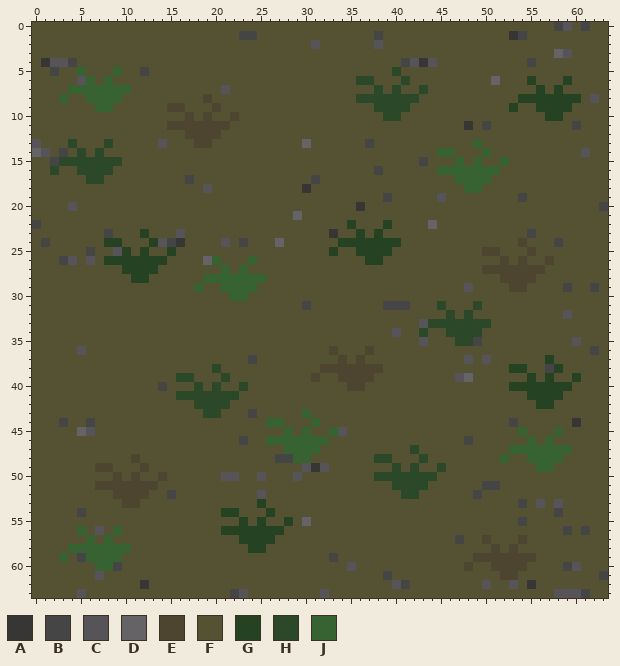
Two versions of one pixel-art sprite, OneBloodyNight/Assets/Art/Sprites/GroundSprites/YaraGround.png. Above: the version before the commit.
The file is 64x64 pixels. Colours within 5 levels of each other are drawn and written as one.
Palette (. is transparent): A #383634  B #454545  C #575459  D #656366  E #4d452f  F #545232  G #254222  H #2b4928  J #376333
And afterwards:
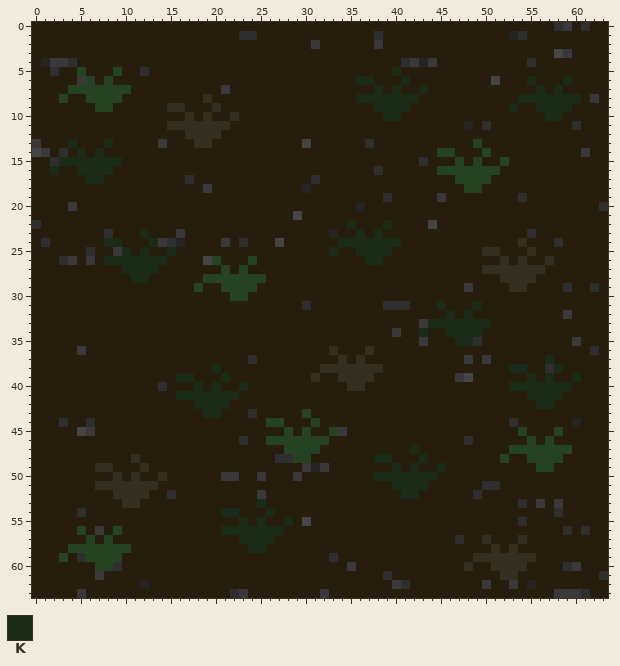
Colours new in this view: K #1a2c18
Difference:
colour A: #383634 -> #262423
colour B: #454545 -> #2e2e2e
colour C: #575459 -> #3a383b
colour D: #656366 -> #454545
colour E: #4d452f -> #342e20
colour F: #545232 -> #271d0d
y 5: x 5 J -> G; x 9 J -> G; x 40 H -> K
y 6: x 6 J -> G; x 8 J -> G; x 36..37 HH -> KK; x 41 H -> K; x 55 G -> K; x 59 G -> K
y 7: x 4..10 JJJJJJJ -> GGGGGGG; x 38 H -> K; x 40 H -> K; x 43 H -> K; x 56 G -> K; x 58 G -> K
y 8: x 3 J -> G; x 6..9 JJJJ -> GGGG; x 36..42 HHHHHHH -> KKKKKKK; x 54..60 GGGGGGG -> KKKKKKK
y 9: x 7..8 JJ -> GG; x 38..41 HHHH -> KKKK; x 53 G -> K; x 56..59 GGGG -> KKKK
y 10: x 39..40 HH -> KK; x 57..58 GG -> KK
y 13: x 4 H -> K; x 8 H -> K; x 49 J -> G
y 14: x 5 H -> K; x 7 H -> K; x 45..46 JJ -> GG; x 50 J -> G
y 15: x 3..9 HHHHHHH -> KKKKKKK; x 47 J -> G; x 49 J -> G; x 52 J -> G
y 16: x 2 H -> K; x 5..8 HHHH -> KKKK; x 45..51 JJJJJJJ -> GGGGGGG
y 17: x 6..7 HH -> KK; x 47..50 JJJJ -> GGGG
y 18: x 48..49 JJ -> GG
y 22: x 35 G -> K; x 39 G -> K
y 23: x 12 G -> K; x 36 G -> K; x 38 G -> K
y 24: x 8..9 GG -> KK; x 13 G -> K; x 34..40 GGGGGGG -> KKKKKKK
y 25: x 10 G -> K; x 12 G -> K; x 15 G -> K; x 33 G -> K; x 36..39 GGGG -> KKKK
y 26: x 8..14 GGGGGGG -> KKKKKKK; x 20 J -> G; x 24 J -> G; x 37..38 GG -> KK
y 27: x 10..13 GGGG -> KKKK; x 21 J -> G; x 23 J -> G
y 28: x 11..12 GG -> KK; x 19..25 JJJJJJJ -> GGGGGGG
y 29: x 18 J -> G; x 21..24 JJJJ -> GGGG
y 30: x 22..23 JJ -> GG
y 31: x 45 H -> K; x 49 H -> K
y 32: x 46 H -> K; x 48 H -> K
y 33: x 44..50 HHHHHHH -> KKKKKKK
y 34: x 43 H -> K; x 46..49 HHHH -> KKKK
y 35: x 47..48 HH -> KK
y 37: x 57 G -> K
y 38: x 20 H -> K; x 53..54 GG -> KK; x 58 G -> K
y 39: x 16..17 HH -> KK; x 21 H -> K; x 55 G -> K; x 57 G -> K; x 60 G -> K
y 40: x 18 H -> K; x 20 H -> K; x 23 H -> K; x 53..59 GGGGGGG -> KKKKKKK
y 41: x 16..22 HHHHHHH -> KKKKKKK; x 55..58 GGGG -> KKKK
y 42: x 18..21 HHHH -> KKKK; x 56..57 GG -> KK
y 43: x 19..20 HH -> KK; x 30 J -> G
y 44: x 26..27 JJ -> GG; x 31 J -> G
y 45: x 28 J -> G; x 30 J -> G; x 33 J -> G; x 54 J -> G; x 58 J -> G
y 46: x 26..32 JJJJJJJ -> GGGGGGG; x 55 J -> G; x 57 J -> G
y 47: x 28..31 JJJJ -> GGGG; x 42 H -> K; x 53..59 JJJJJJJ -> GGGGGGG
y 48: x 29..30 JJ -> GG; x 38..39 HH -> KK; x 43 H -> K; x 52 J -> G; x 55..58 JJJJ -> GGGG
y 49: x 40 H -> K; x 42 H -> K; x 45 H -> K; x 56..57 JJ -> GG
y 50: x 38..44 HHHHHHH -> KKKKKKK
y 51: x 40..43 HHHH -> KKKK
y 52: x 41..42 HH -> KK
y 53: x 25 G -> K
y 54: x 21..22 GG -> KK; x 26 G -> K
y 55: x 23 G -> K; x 25 G -> K; x 28 G -> K
y 56: x 5 J -> G; x 9 J -> G; x 21..27 GGGGGGG -> KKKKKKK
y 57: x 6 J -> G; x 8 J -> G; x 23..26 GGGG -> KKKK
y 58: x 4..10 JJJJJJJ -> GGGGGGG; x 24..25 GG -> KK
y 59: x 3 J -> G; x 6..9 JJJJ -> GGGG
y 60: x 7..8 JJ -> GG
Changed places in both pictures, as pixel boxes (x1, y1, x2, y2):
changed: (32, 22, 608, 598)
